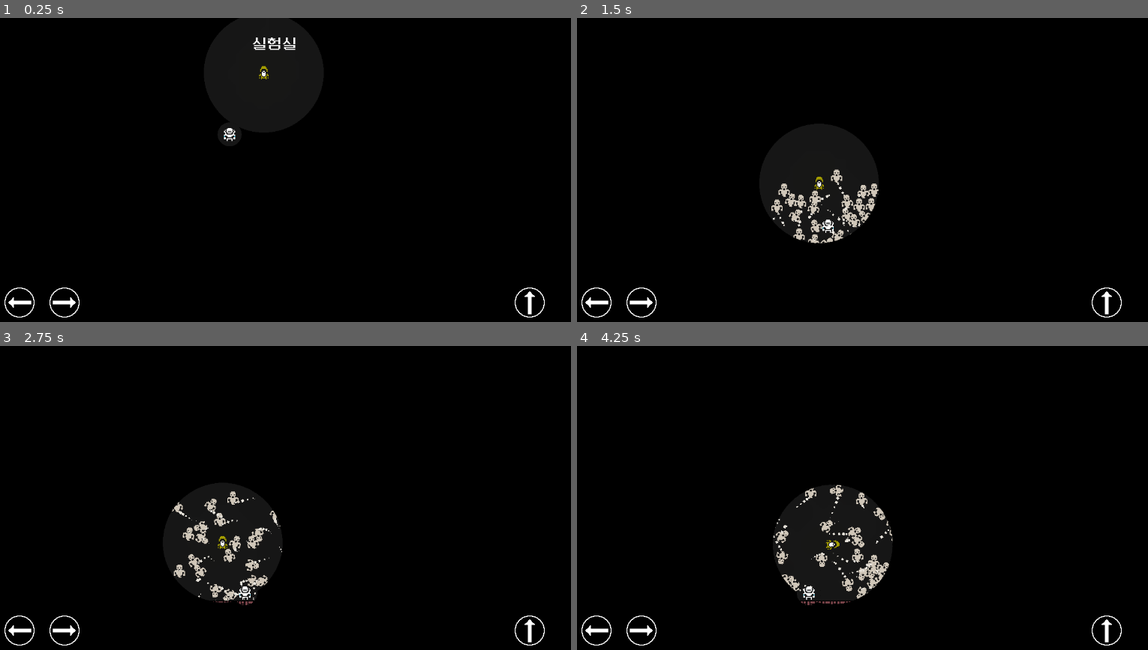
Above: before the commit, frames 1-4 (two rows, left to right).
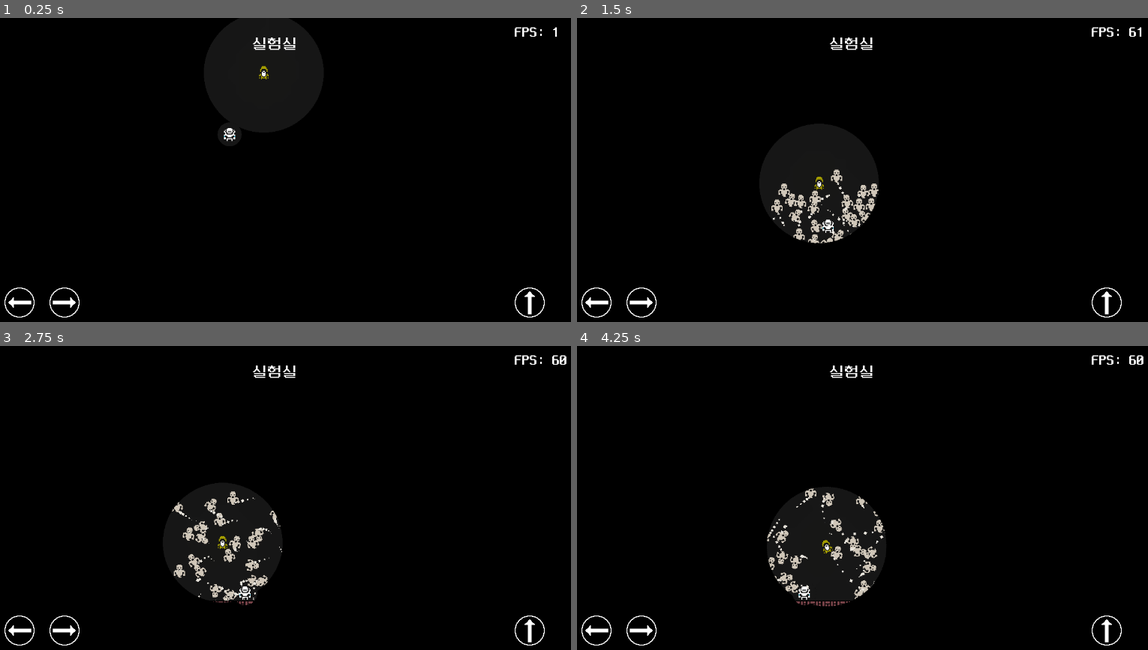
Above: after the commit, the same moments.

Repository: rhdehgks/Defense
Game: Godot game, scene res://game_screen/game.tscn
Two runs of this game, one before a commit and one after it. Both use one fixed random seed, a clock stepped at 60 frames per second and the inputs below.
Inputs:
- Up to frame 1 (0.25 s): no input
- Up to frame 2 (1.5 s): hold Right (ui_right) 0.53-1.28 s; hold Left (ui_left) from 1.28 s (still down)
- Up to frame 3 (2.75 s): release Left (ui_left) at 2.03 s; hold Right (ui_right) from 2.03 s (still down)
- Up to frame 4 (4.25 s): release Right (ui_right) at 2.78 s; hold Up (ui_up) 2.78-3.53 s; hold Left (ui_left) from 3.53 s (still down)

The runs differ from the first frame. In frame 1, less than 0.1% of the frame differs, in the area x 90-98%, y 2-7%; in frame 2, 0.3%; in frame 3, 0.3%; in frame 4, 1.9%, in the area x 33-100%, y 2-86%.

Commit message:
특수 조명 추가

Diff:
--- a/game_screen/astroneer.gd
+++ b/game_screen/astroneer.gd
@@ -2,7 +2,12 @@
 
 var direction := Vector2(0, 0)
 var speed := 800
-var jump_strength := 400
+var jump_strength := 600
+
+var is_up := false
+var up_strength := 200
+
+@onready var particles := $GPUParticles2D
 
 func _process(delta):
 	direction = Vector2(
@@ -11,6 +16,19 @@
 	).normalized()
 	if Input.is_action_just_pressed("ui_up"):
 		apply_impulse(Vector2(0, -jump_strength))
+		particles.emitting = true
+	if Input.is_action_pressed("ui_up"):
+		particles.emitting = true
+		is_up = true
+	else:
+		particles.emitting = false
+		is_up = false
+		up_strength = 200
 
 func _physics_process(delta):
 	apply_force(direction * speed)
+	if is_up:
+		up_strength += 10
+		up_strength = min(2000, up_strength)
+		print(up_strength)
+		apply_force(Vector2(0, -up_strength))
--- a/game_screen/astroneer.tscn
+++ b/game_screen/astroneer.tscn
@@ -10,6 +10,40 @@
 
 [sub_resource type="CircleShape2D" id="CircleShape2D_gjutg"]
 radius = 16.0
+
+[sub_resource type="Gradient" id="Gradient_23yuo"]
+offsets = PackedFloat32Array(0.118519, 0.259259, 0.681481)
+colors = PackedColorArray(1, 0.451823, 0.294325, 1, 0.974599, 0.663135, 0.16723, 1, 0.941176, 0.941176, 0, 1)
+
+[sub_resource type="GradientTexture1D" id="GradientTexture1D_rf4wm"]
+gradient = SubResource("Gradient_23yuo")
+
+[sub_resource type="Curve" id="Curve_oavxr"]
+_data = [Vector2(0, 0.990909), 0.0, 0.0, 0, 0, Vector2(0.23, 1), 0.0, 0.0, 0, 0, Vector2(0.566265, 0.654545), 0.0, 0.0, 0, 0, Vector2(1, 0), 0.0, 0.0, 0, 0]
+point_count = 4
+
+[sub_resource type="CurveTexture" id="CurveTexture_06ncm"]
+curve = SubResource("Curve_oavxr")
+
+[sub_resource type="ParticleProcessMaterial" id="ParticleProcessMaterial_5buj0"]
+lifetime_randomness = 0.3
+particle_flag_disable_z = true
+direction = Vector3(0, 1, 0)
+spread = 30.0
+gravity = Vector3(0, 1, 0)
+initial_velocity_min = 60.0
+initial_velocity_max = 70.0
+orbit_velocity_min = 0.0
+orbit_velocity_max = 0.0
+damping_min = 150.0
+damping_max = 220.0
+angle_min = 360.0
+angle_max = 720.0
+scale_min = 7.0
+scale_max = 9.0
+scale_curve = SubResource("CurveTexture_06ncm")
+color = Color(0.909804, 0.894118, 0.356863, 1)
+color_ramp = SubResource("GradientTexture1D_rf4wm")
 
 [node name="Astroneer" type="Node2D"]
 
@@ -43,3 +77,9 @@
 range_item_cull_mask = 2
 texture = ExtResource("4_yi361")
 texture_scale = 0.2
+
+[node name="GPUParticles2D" type="GPUParticles2D" parent="RigidBody2D"]
+light_mask = 512
+position = Vector2(0, 13)
+amount = 12
+process_material = SubResource("ParticleProcessMaterial_5buj0")
--- a/game_screen/game.tscn
+++ b/game_screen/game.tscn
@@ -8,6 +8,7 @@
 [ext_resource type="PackedScene" uid="uid://q811fyeupiqh" path="res://game_screen/ghost.tscn" id="5_sgdfv"]
 [ext_resource type="PackedScene" uid="uid://c02cped3h1jiw" path="res://game_screen/astroneer.tscn" id="7_avu7q"]
 [ext_resource type="PackedScene" uid="uid://dbn3hxkmb7jrk" path="res://game_screen/touch_ui.tscn" id="8_0tdja"]
+[ext_resource type="Texture2D" uid="uid://nwyor4m45kxy" path="res://assets/white.png" id="8_ld4gq"]
 
 [sub_resource type="PhysicsMaterial" id="PhysicsMaterial_hvon4"]
 bounce = 1.0
@@ -74,6 +75,7 @@
 script = ExtResource("2_rv8ud")
 
 [node name="Label" type="Label" parent="Screen/FPS"]
+light_mask = 512
 offset_right = 128.0
 offset_bottom = 48.0
 theme_override_fonts/font = ExtResource("2_w4jh1")
@@ -99,6 +101,7 @@
 grow_vertical = 2
 
 [node name="TitleLabel" type="Label" parent="Screen/World"]
+light_mask = 512
 layout_mode = 1
 anchors_preset = 8
 anchor_left = 0.5
@@ -281,6 +284,12 @@
 
 [node name="Astroneer" parent="Screen/World" instance=ExtResource("7_avu7q")]
 
+[node name="PointLight2D" type="PointLight2D" parent="Screen"]
+position = Vector2(640, 360)
+scale = Vector2(40, 22.5)
+range_item_cull_mask = 512
+texture = ExtResource("8_ld4gq")
+
 [node name="CanvasModulate" type="CanvasModulate" parent="."]
 color = Color(0, 0, 0, 1)
 
Renamed: assets/shadow_wall.png -> assets/white.png
Not shown, changed: assets/white.png.import
Not shown: 1 places in game_screen/astroneer.tscn that only renumber resources
Not shown: 1 places in game_screen/game.tscn that only renumber resources
Not shown: 2 places in game_screen/ghost.tscn that only renumber resources
Not shown, changed: export/apk/Defense.apk
Not shown, changed: export/apk/Defense.apk.idsig
